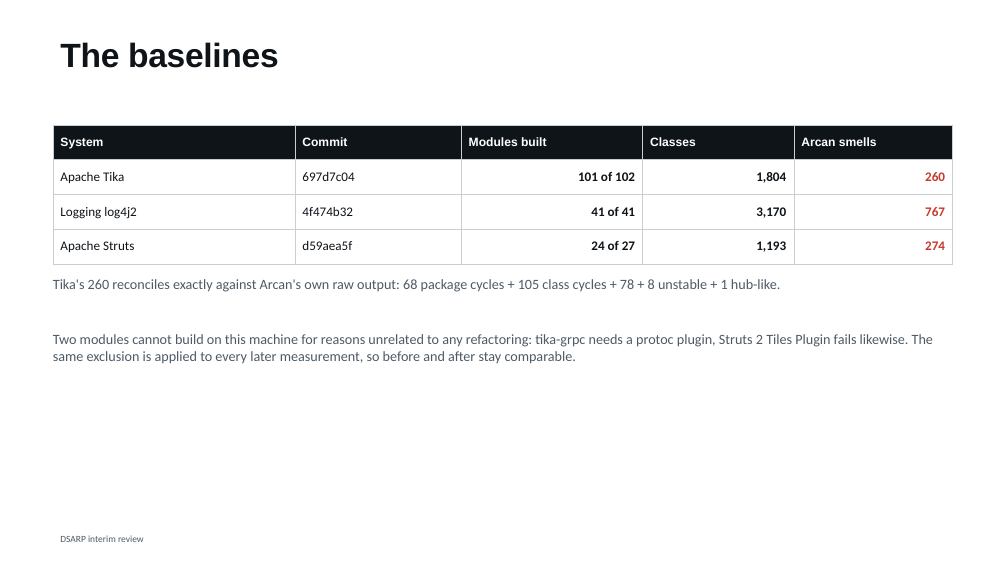
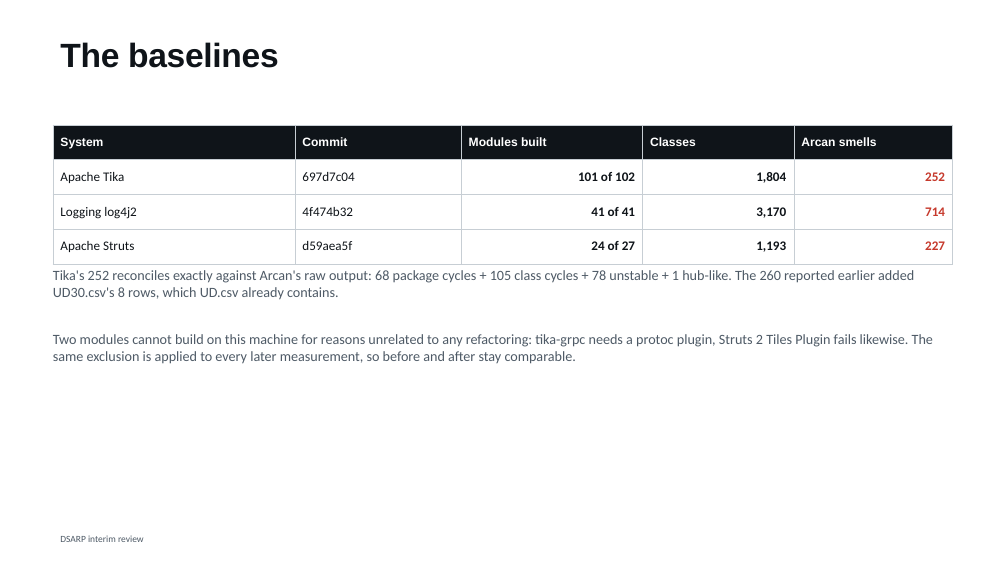
Before and after one commit to shimoriki/DSARPProject, a slide deck: slide 11 of docs/DSARP_interim_review.pptx. Drawn at 1008x567 pixels with LibreOffice and Linux fonts; fonts in the diff are those of the drawing. Boxes give left, top, right and bottom in pixels: in the first picture for what was removed or moved away, otherwise in the second. Text is boxed around its words. In the diff, an @@ line names an element or a change of style, - is before the commit and + after.

```diff
--- a/docs/DSARP_interim_review.pptx
+++ b/docs/DSARP_interim_review.pptx
@@ table at box(53, 125, 953, 256) @@
-row 2, column 5: 260
+row 2, column 5: 252
-row 3, column 5: 767
+row 3, column 5: 714
-row 4, column 5: 274
+row 4, column 5: 227
@@ text at box(53, 270, 914, 300): text changed @@
-Tika's 260 reconciles exactly against Arcan's own raw output: 68 package cycles + 105 class cycles + 78 + 8 unstable + 1 hub-like.
+Tika's 252 reconciles exactly against Arcan's raw output: 68 package cycles + 105 class cycles + 78 unstable + 1 hub-like. The 260 reported earlier added UD30.csv's 8 rows, which UD.csv already contains.
```
Also in this commit, not shown: 6 other slides changed, 1 slide added, 11 other files.
